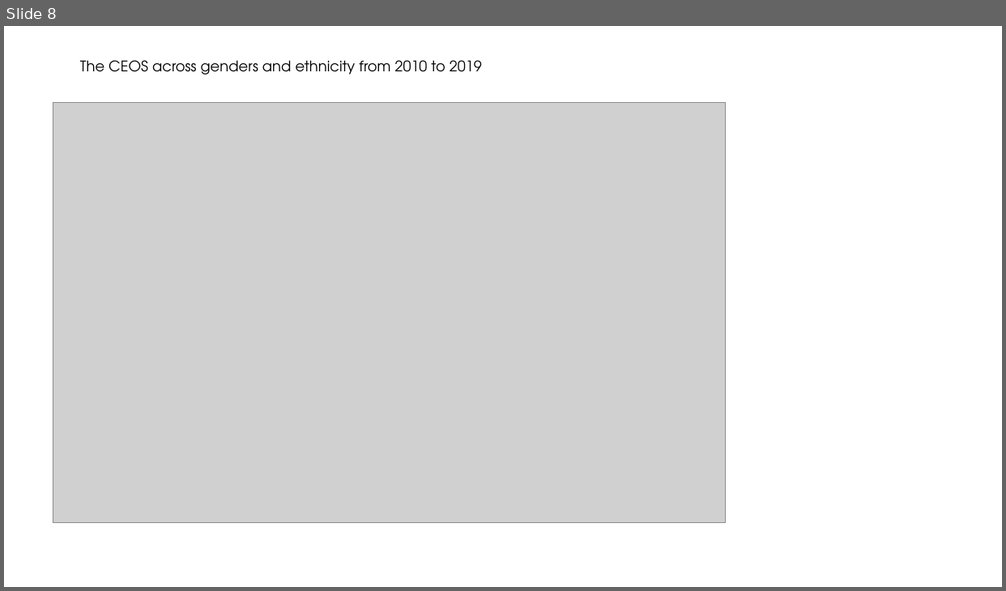
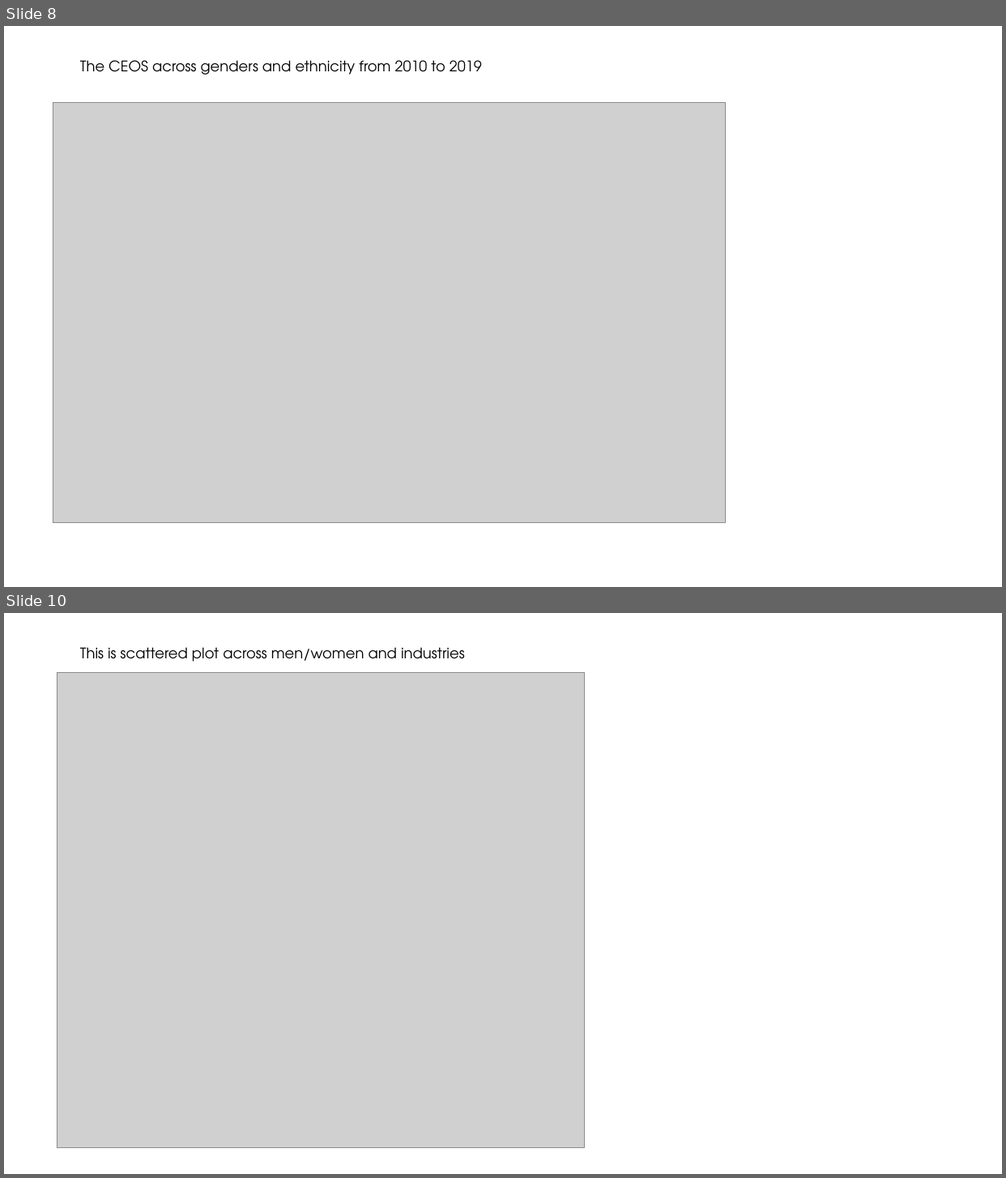
Before and after one commit to chinnamanaidu/project_rutgers, a slide deck: Project_bls/Project_employment_genders.pptx. Shown one above the other, each under a label of ours: slide 8 before the commit, slides 8 and 10 after it; the slides between them are not shown. The pictures are 1006x591 and 1006x1178 pixels, drawn with LibreOffice and Linux fonts; fonts in the diff are those of the drawing; grey boxes stand for pictures. Boxes give left, top, right and bottom in pixels: in the first picture for what was removed or moved away, otherwise in the second. Text is boxed around its words. In the diff, an @@ line names an element or a change of style, - is before the commit and + after.

Commit message:
files updated

```diff
--- a/Project_bls/Project_employment_genders.pptx
+++ b/Project_bls/Project_employment_genders.pptx
@@ slide 10 added at [4,613,1002,1174], background #FFFFFF @@
@@ title added at [80,647,465,662], 14 pt, text #000000 @@
+This is scattered plot across men/women and industries
@@ picture added at [57,673,584,1148] @@
```
Also in this commit, not shown: 1 other slide added.
